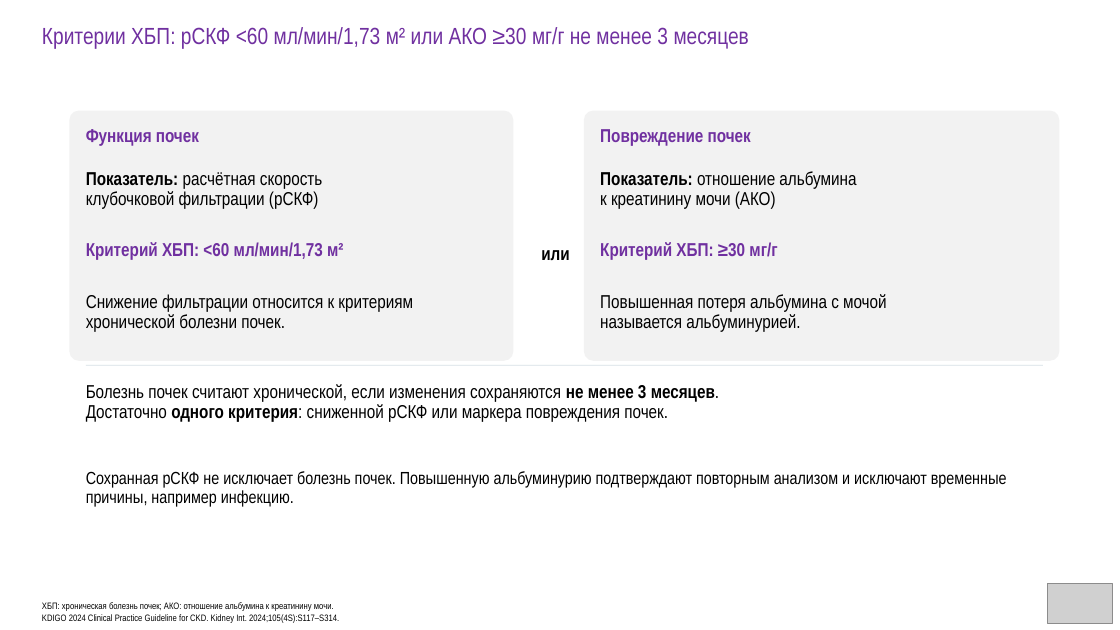
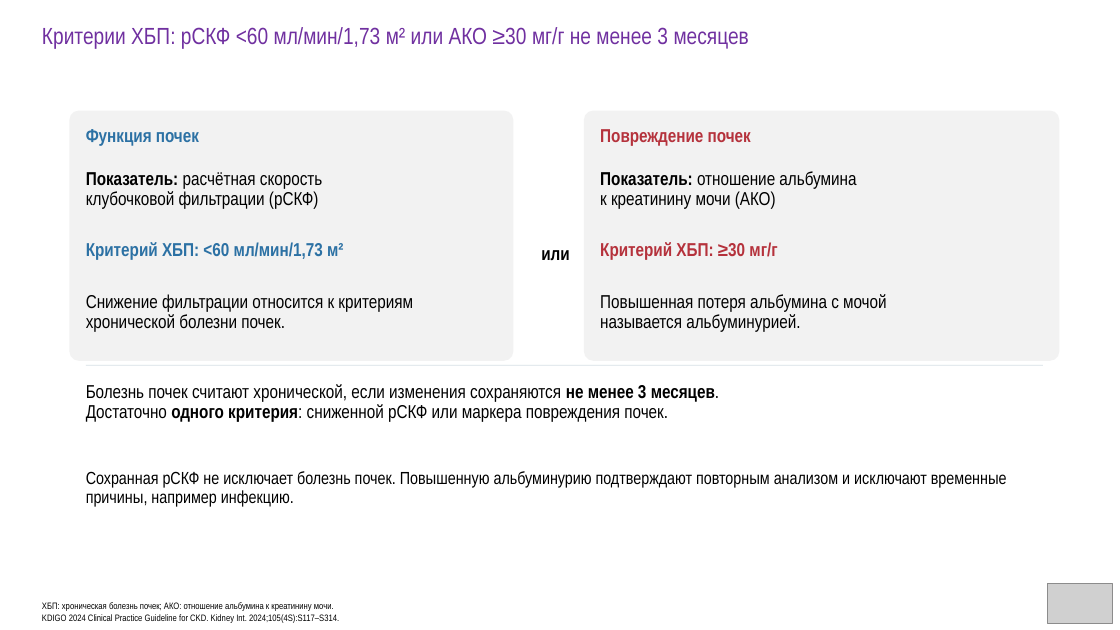
Before and after one commit to drabdulbosit1-eng/my-test-cloud, a slide deck: slide 12 of finerenone/Finerenone_Levin_reviewed.pptx. Drawn at 1120x630 pixels with LibreOffice and Linux fonts; fonts in the diff are those of the drawing; grey boxes stand for pictures. Boxes give left, top, right and bottom in pixels: in the first picture for what was removed or moved away, otherwise in the second. Text is boxed around its words. In the diff, an @@ line names an element or a change of style, - is before the commit and + after.

```diff
--- a/finerenone/Finerenone_Levin_reviewed.pptx
+++ b/finerenone/Finerenone_Levin_reviewed.pptx
@@ text "Функция почек" at (86, 129, 199, 146): text colour #7030A0 to #2C71A4 @@
@@ text "Повреждение почек" at (600, 129, 751, 146): text colour #7030A0 to #B5323C @@
@@ text "Критерий ХБП: <60 мл/мин/1,73 м²" at (86, 242, 343, 260): text colour #7030A0 to #2C71A4 @@
@@ text "Критерий ХБП: ≥30 мг/г" at (600, 242, 777, 260): text colour #7030A0 to #B5323C @@
```
Also in this commit, not shown: 11 other slides changed, 1 other file.
